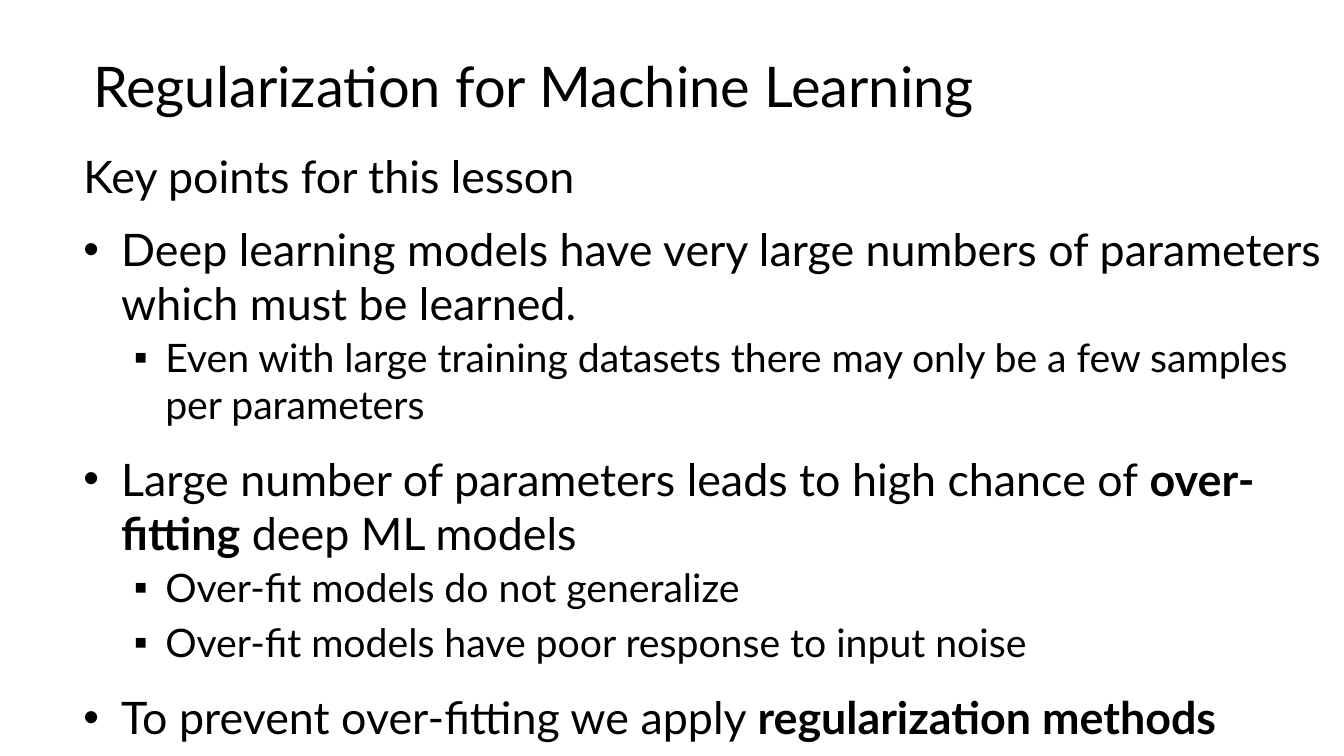
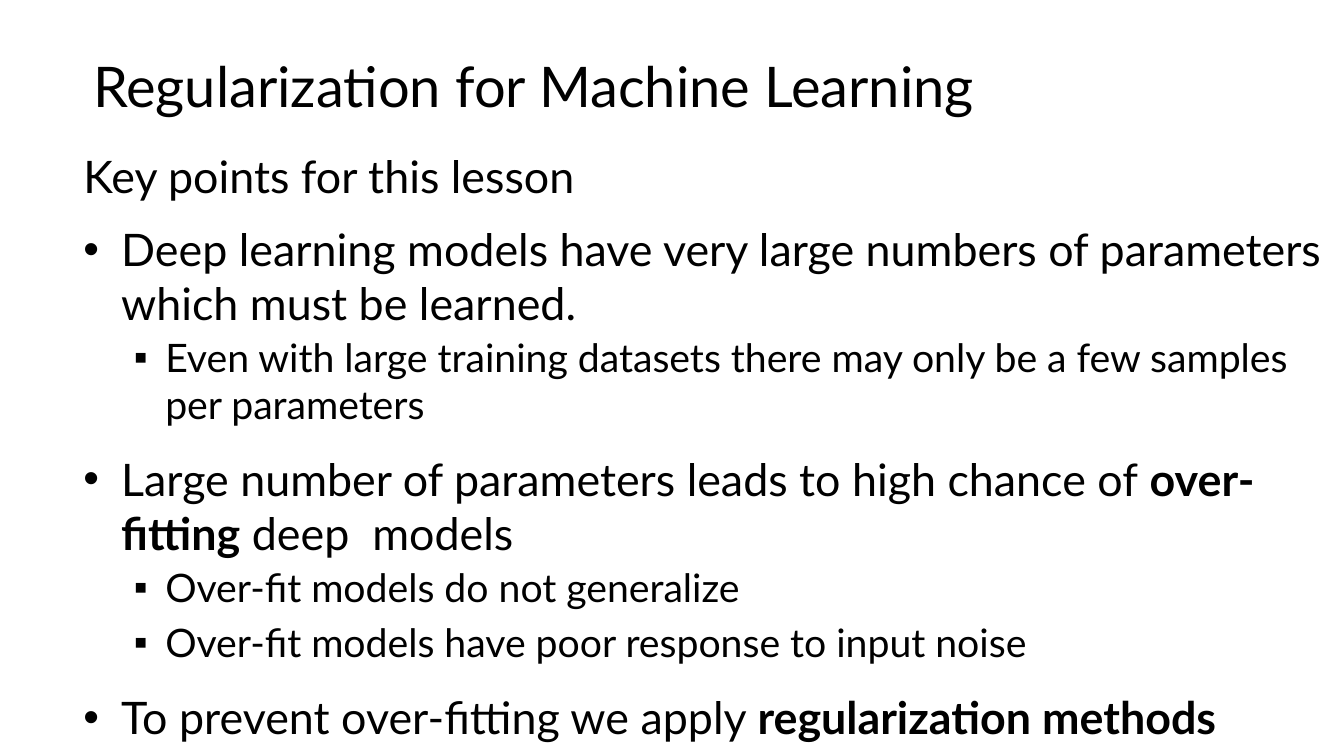
Before and after one commit to StephenElston/CSCI-E25, a slide deck: slide 8 of Slides/7_RegularizationAndOptimization.pptx. Drawn at 1344x756 pixels with LibreOffice and Linux fonts; fonts in the diff are those of the drawing. Boxes give left, top, right and bottom in pixels: in the first picture for what was removed or moved away, otherwise in the second. Text is boxed around its words. In the diff, an @@ line names an element or a change of style, - is before the commit and + after.

```diff
--- a/Slides/7_RegularizationAndOptimization.pptx
+++ b/Slides/7_RegularizationAndOptimization.pptx
@@ text at box(121, 463, 1255, 558): text changed @@
-• Large number of parameters leads to high chance of over-fitting deep ML models
+• Large number of parameters leads to high chance of over-fitting deep models
```
Also in this commit, not shown: 19 other slides changed, 1 slide added.
